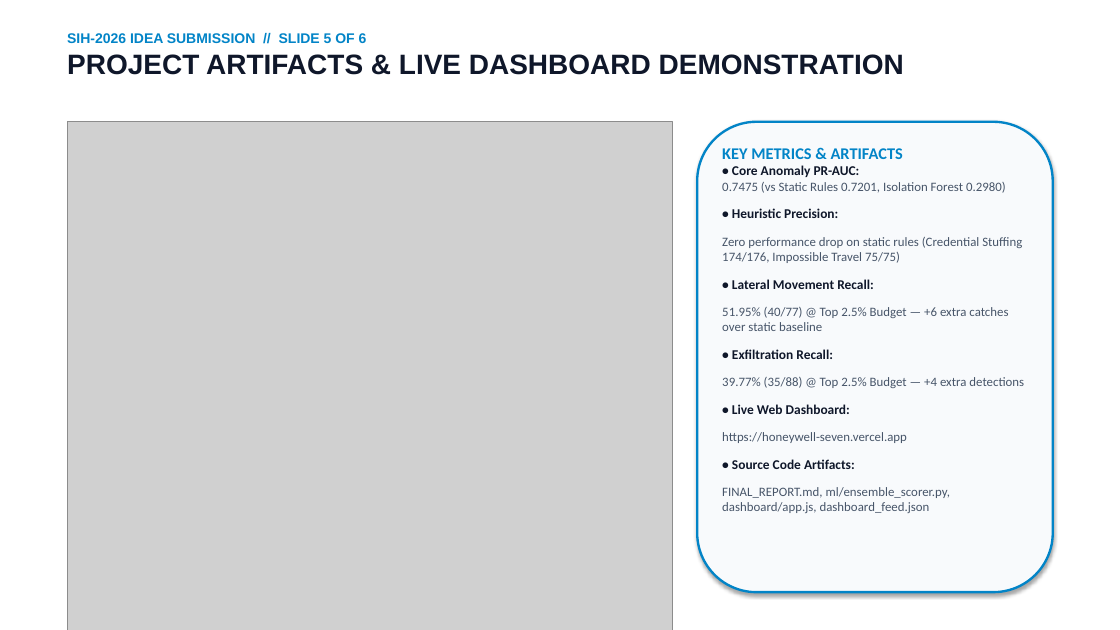
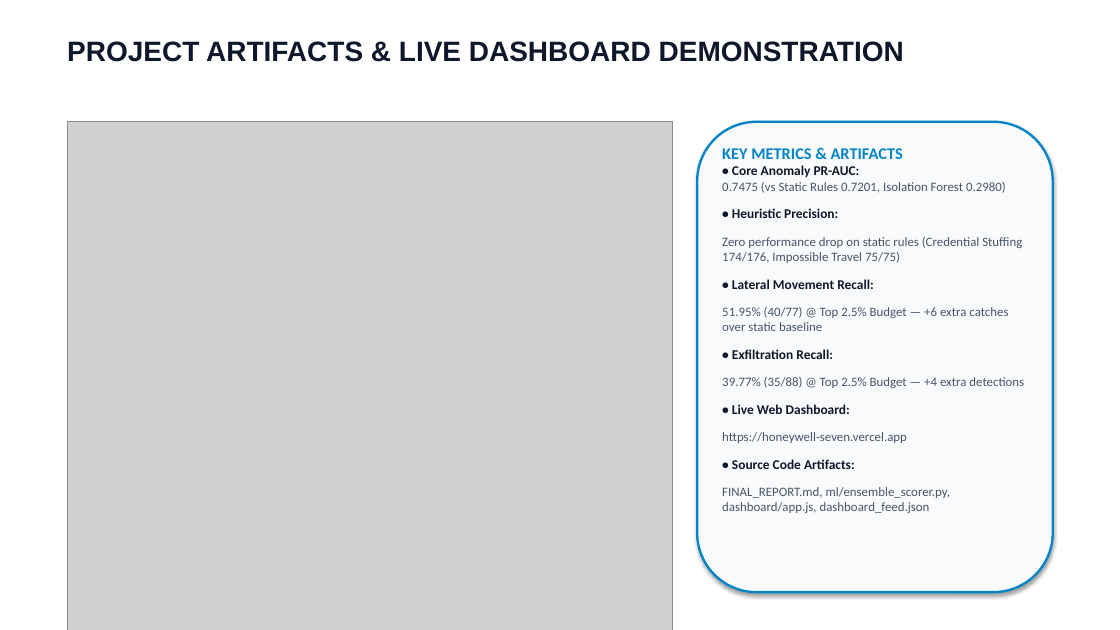
Before and after one commit to irajverma/Honeywell, a slide deck: slide 5 of docs/IDEA_Presentation_Format.pptx. Drawn at 1120x630 pixels with LibreOffice and Linux fonts; fonts in the diff are those of the drawing; grey boxes stand for pictures. Boxes give left, top, right and bottom in pixels: in the first picture for what was removed or moved away, otherwise in the second. Text is boxed around its words. In the diff, an @@ line names an element or a change of style, - is before the commit and + after.

```diff
--- a/docs/IDEA_Presentation_Format.pptx
+++ b/docs/IDEA_Presentation_Format.pptx
@@ text at [67, 33, 367, 43]: paragraph removed @@
-SIH-2026 IDEA SUBMISSION // SLIDE 5 OF 6
```
Also in this commit, not shown: 5 other slides changed, 1 other file.
